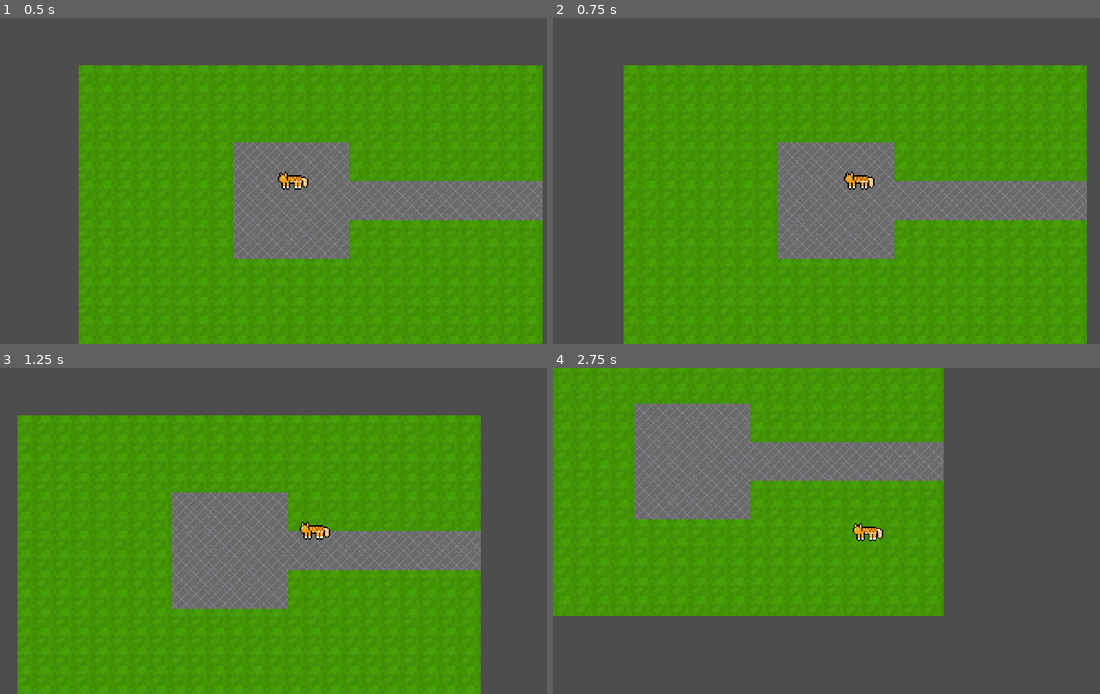
Above: before the commit, frames 1-4 (two rows, left to right).
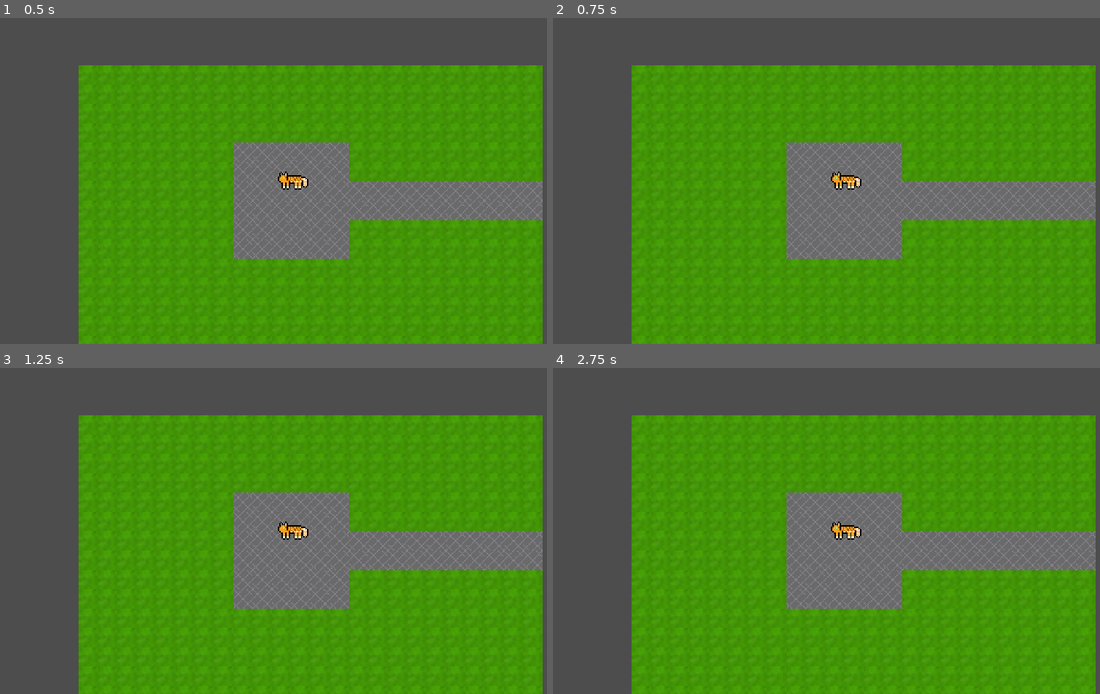
Above: after the commit, the same moments.

Repository: Fowlerma32/cat-adventure
Game: Godot game, scene res://scenes/game.tscn
Two runs of this game, one before a commit and one after it. Both use one fixed random seed, a clock stepped at 60 frames per second and the inputs below.
Inputs:
- Up to frame 1 (0.5 s): no input
- Up to frame 2 (0.75 s): tap Enter at 0.5 s; hold D (right) from 0.53 s (still down)
- Up to frame 3 (1.25 s): keep holding D (right)
- Up to frame 4 (2.75 s): release D (right) at 1.28 s; hold S (down) 1.28-2.03 s; hold D (right) from 2.03 s (still down)

Frame 1 is identical in both runs. In frame 2, 8.4% of the frame differs, in the area x 12-100%, y 14-100%; in frame 3, 29%; in frame 4, 76%, in the area x 0-100%, y 0-100%.

Commit message:
commiting

Diff:
--- a/scenes/game.tscn
+++ b/scenes/game.tscn
@@ -16,6 +16,7 @@
 [node name="Game" type="Node2D"]
 
 [node name="Player" parent="." instance=ExtResource("1_wfcfe")]
+script = null
 
 [node name="TileMap" type="TileMap" parent="."]
 z_index = -1
--- a/scenes/player.tscn
+++ b/scenes/player.tscn
@@ -11,6 +11,7 @@
 
 [node name="CollisionShape2D" type="CollisionShape2D" parent="."]
 position = Vector2(0.5, 6.5)
+rotation = -3.11018
 shape = SubResource("RectangleShape2D_bqpcp")
 
 [node name="Sprite2D" type="Sprite2D" parent="."]
--- a/scripts/player.gd
+++ b/scripts/player.gd
@@ -20,3 +20,5 @@
 
 func _physics_process(delta: float) -> void:
 	move_and_slide()
+
+	#Testing testing
Not shown, added: .DS_Store
Not shown, changed: README.md
